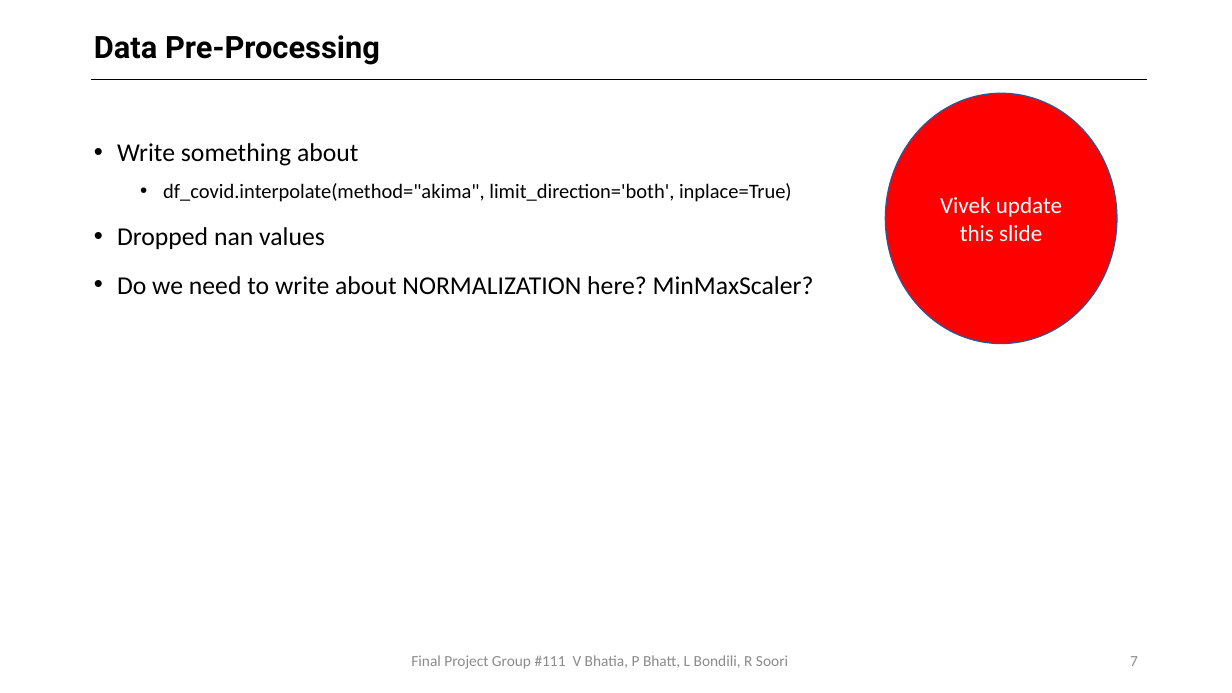
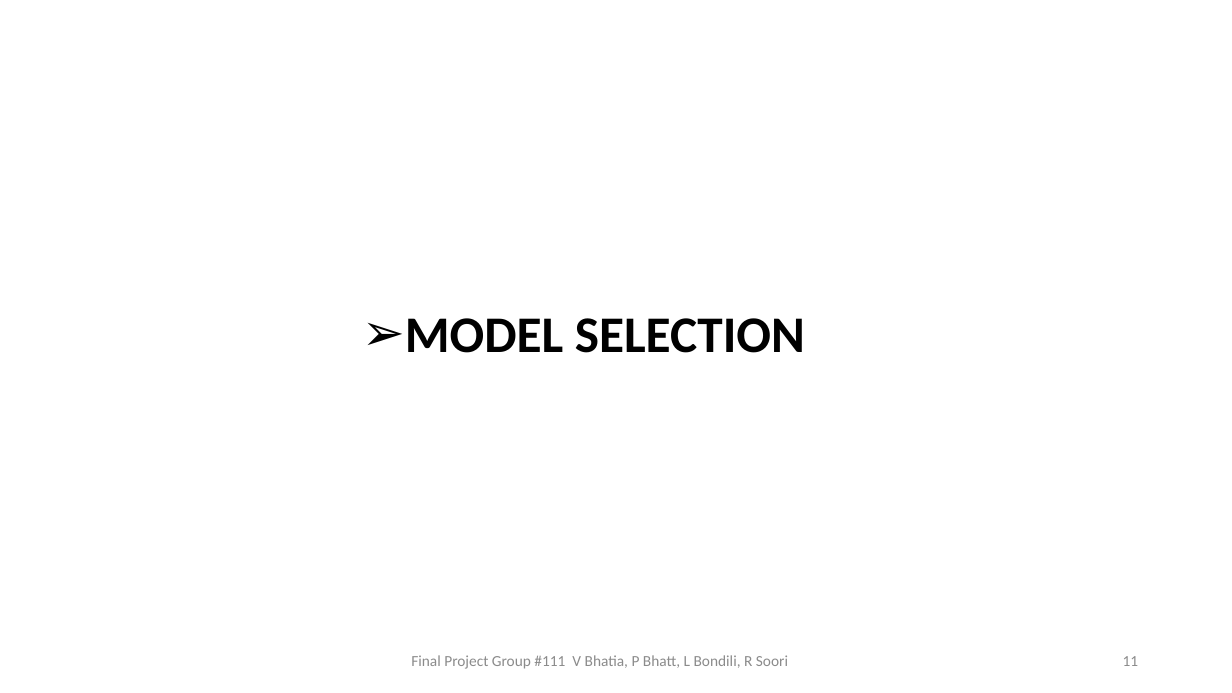
Before and after one commit to bhatiavr/cs109b-final-project-111, a slide deck: slide 11 of docs/Forecasting COVID-19 Cases Using SARS-Cov-2 Titers in Wastewater.pptx (slide 7 before the commit). Drawn at 1232x693 pixels with LibreOffice and Linux fonts; fonts in the diff are those of the drawing. Boxes give left, top, right and bottom in pixels: in the first picture for what was removed or moved away, otherwise in the second. Text is boxed around its words. In the diff, an @@ line names an element or a change of style, - is before the commit and + after.

```diff
--- a/docs/Forecasting COVID-19 Cases Using SARS-Cov-2 Titers in Wastewater.pptx
+++ b/docs/Forecasting COVID-19 Cases Using SARS-Cov-2 Titers in Wastewater.pptx
@@ title removed at (94,35,380,65) @@
-Data Pre-Processing
@@ line removed from (91, 79) to (1148, 79) @@
@@ ellipse removed at (885,93,1117,344) @@
-Vivek update this slide
@@ text removed at (117,143,814,295) @@
-• Write something about
-  • df_covid.interpolate(method="akima", limit_direction='both', inplace=True)
-• Dropped nan values
-• Do we need to write about NORMALIZATION here? MinMaxScaler?
@@ text added at (405,318,805,353), 40 pt, text #000000, bold @@
+➢ MODEL SELECTION
@@ text "Final Project Group #111 V ..." at (411,655,788,669): text colour #8C8C8C to #8B8B8B @@
@@ page number at (1123,656,1139,666): text changed; text colour #8C8C8C to #8B8B8B @@
-7
+11
```
Also in this commit, not shown: 18 other slides changed, 6 slides added, 2 slides removed, 1 other file.
